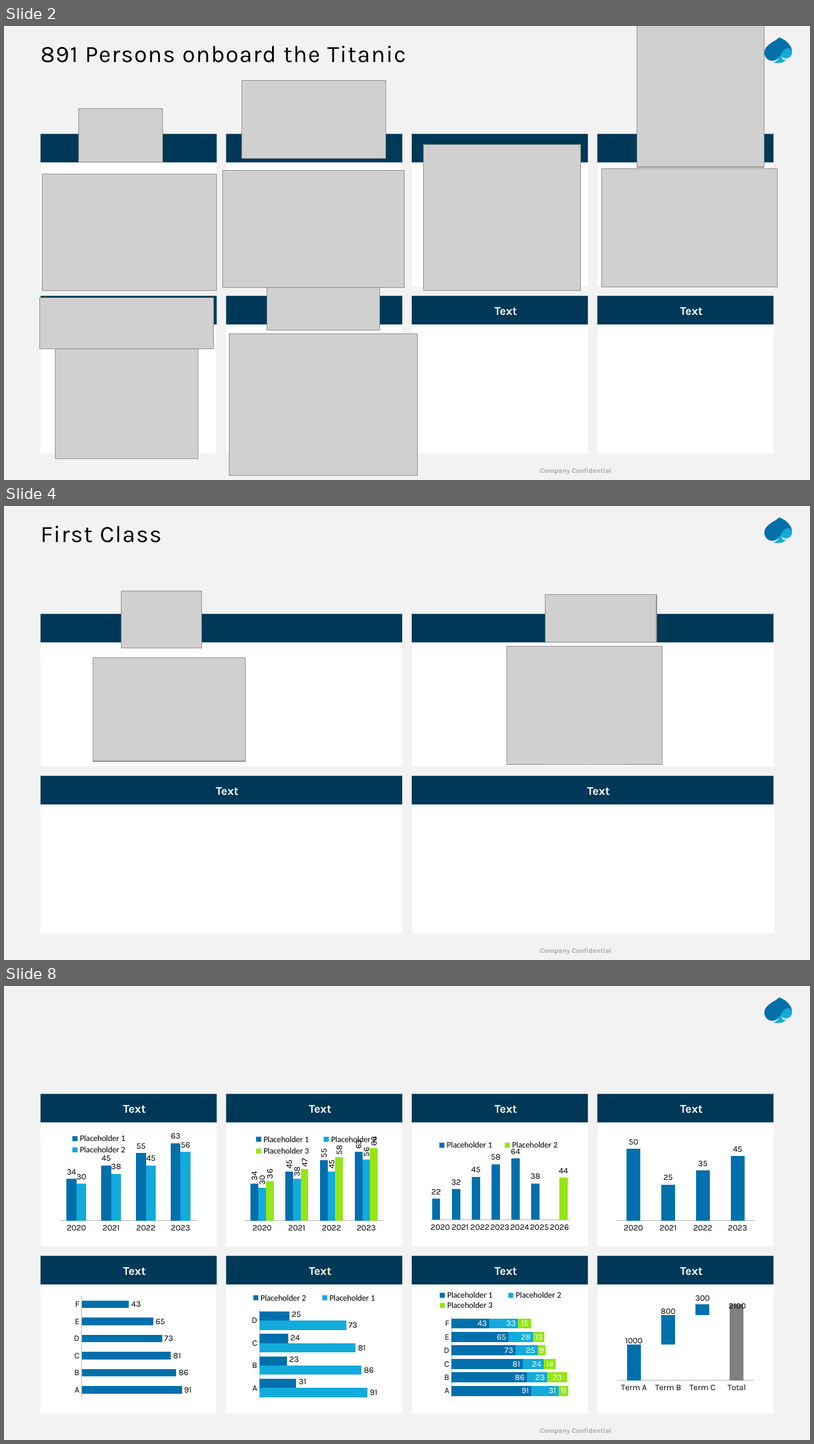
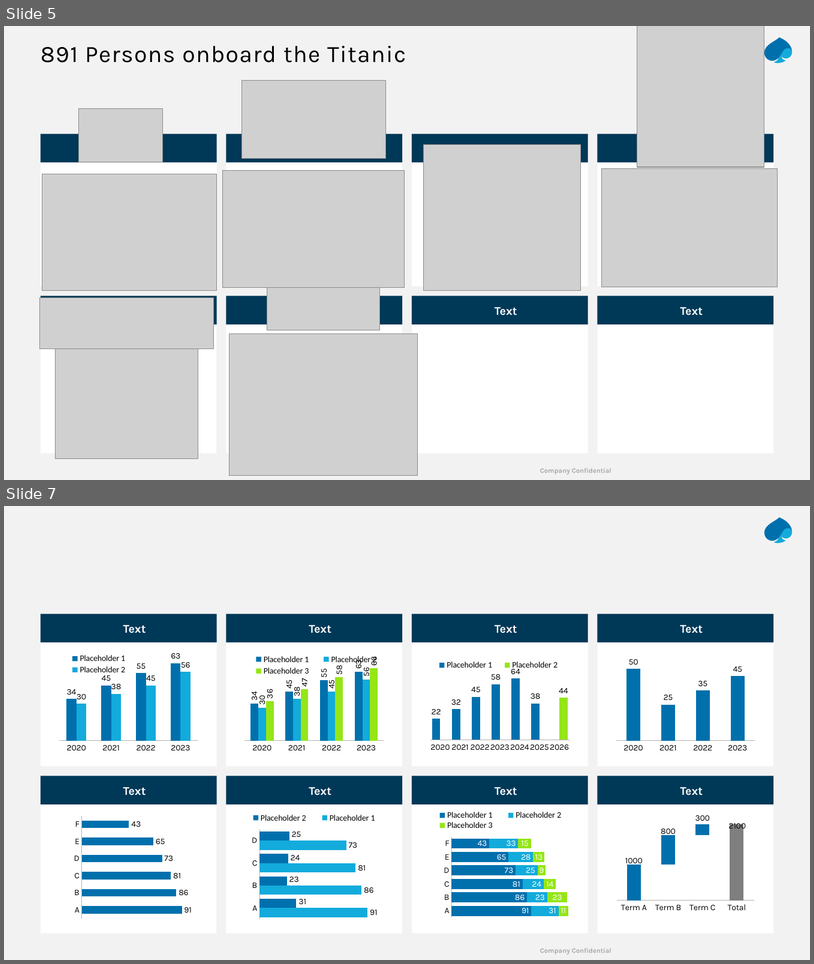
Before and after one commit to Blitzbert/Titanic, a slide deck: 2021-04-06_Data Visualization.pptx. Shown one above the other, each under a label of ours: slides 2, 4 and 8 before the commit, slides 5 and 7 after it; the slides between them are not shown. The pictures are 814x1444 and 814x964 pixels, drawn with LibreOffice and Linux fonts; fonts in the diff are those of the drawing; grey boxes stand for pictures. Boxes give left, top, right and bottom in pixels: in the first picture for what was removed or moved away, otherwise in the second. Text is boxed around its words. In the diff, an @@ line names an element or a change of style, - is before the commit and + after.

```diff
--- a/2021-04-06_Data Visualization.pptx
+++ b/2021-04-06_Data Visualization.pptx
@@ slide 4 removed at [4, 506, 810, 960], background #F2F2F2; not listed: 3 template elements that a slide beside it also shows @@
@@ title removed at [41, 526, 162, 543] @@
-First Class
@@ picture removed at [122, 591, 201, 648] @@
@@ picture removed at [545, 594, 657, 642] @@
@@ rectangle removed at [40, 613, 402, 642] @@
@@ rectangle removed at [413, 613, 774, 642] @@
@@ rectangle removed at [40, 642, 402, 766] @@
@@ rectangle removed at [413, 642, 774, 766] @@
@@ picture removed at [507, 646, 662, 765] @@
@@ picture removed at [93, 657, 245, 760] @@
@@ rectangle removed at [40, 776, 402, 804] @@
-Text
@@ rectangle removed at [413, 776, 774, 804] @@
-Text
@@ rectangle removed at [40, 804, 402, 933] @@
@@ rectangle removed at [413, 804, 774, 933] @@
@@ what was slide 2 is now slide 5 @@
@@ what was slide 8 is now slide 7 @@
```
Also in this commit, not shown: 2 slides changed, 3 slides added, 3 other slides removed.
